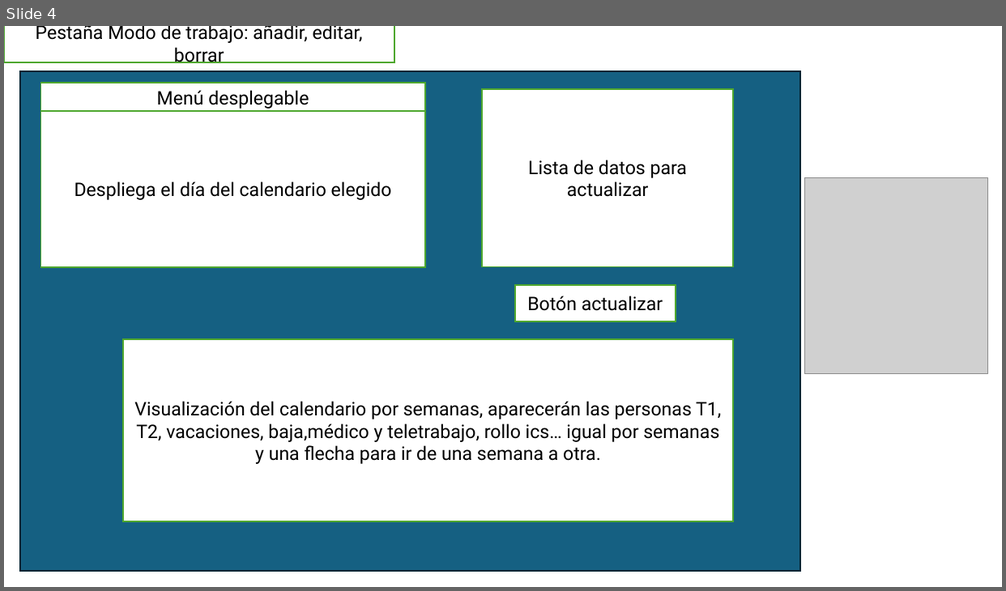
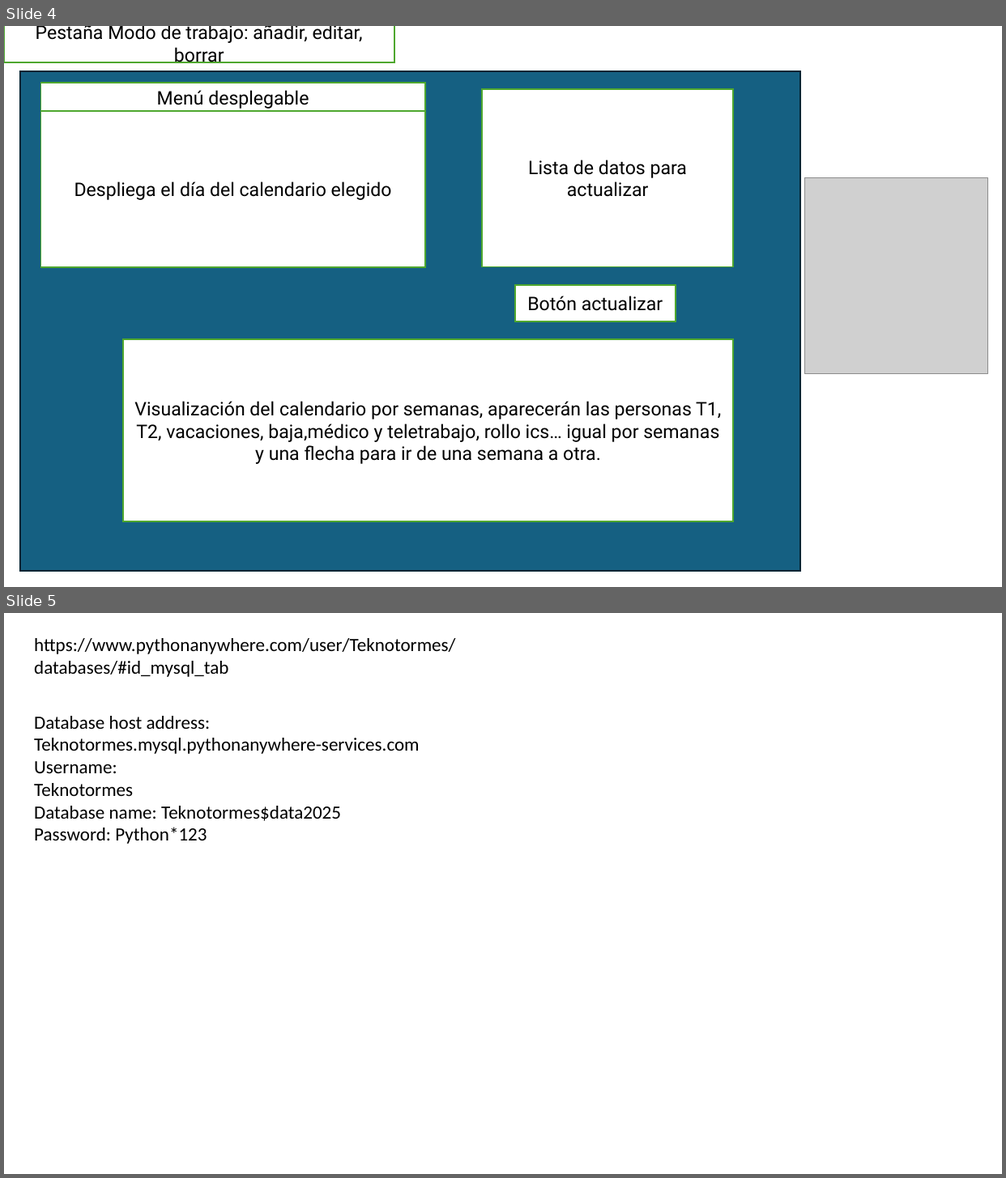
Before and after one commit to Cruzymendez/Rep-Git-1, a slide deck: Project1/esquema_app.odp. Shown one above the other, each under a label of ours: slide 4 before the commit, slides 4 and 5 after it. The pictures are 1006x591 and 1006x1178 pixels, drawn with LibreOffice and Linux fonts; fonts in the diff are those of the drawing; grey boxes stand for pictures. Boxes give left, top, right and bottom in pixels: in the first picture for what was removed or moved away, otherwise in the second. Text is boxed around its words. In the diff, an @@ line names an element or a change of style, - is before the commit and + after.

```diff
--- a/Project1/esquema_app.odp
+++ b/Project1/esquema_app.odp
@@ slide 5 added at [4, 613, 1002, 1174], background #FFFFFF @@
@@ free added at [27, 629, 526, 726], 18 pt, text #000000 @@
+https://www.pythonanywhere.com/user/Teknotormes/databases/#id_mysql_tab
@@ text added at [34, 716, 420, 844], 18 pt, text #000000 @@
+Database host address:
+Teknotormes.mysql.pythonanywhere-services.com
+Username:
+Teknotormes
+Database name: Teknotormes$data2025
+Password: Python*123
```
Also in this commit, not shown: 13 other files.
